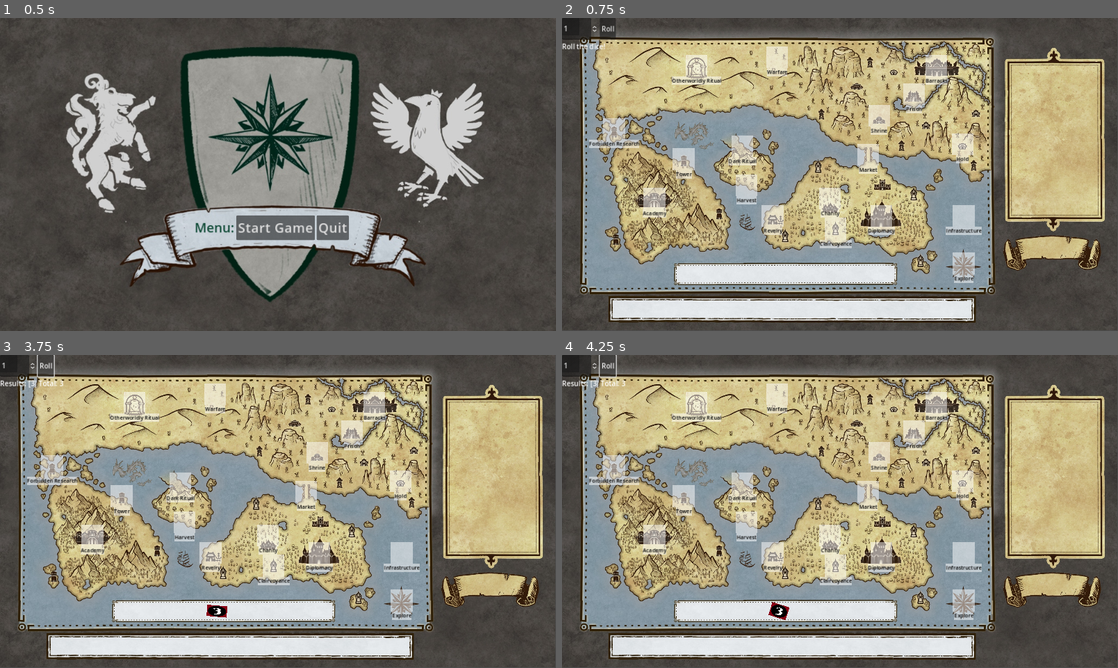
Above: before the commit, frames 1-4 (two rows, left to right).
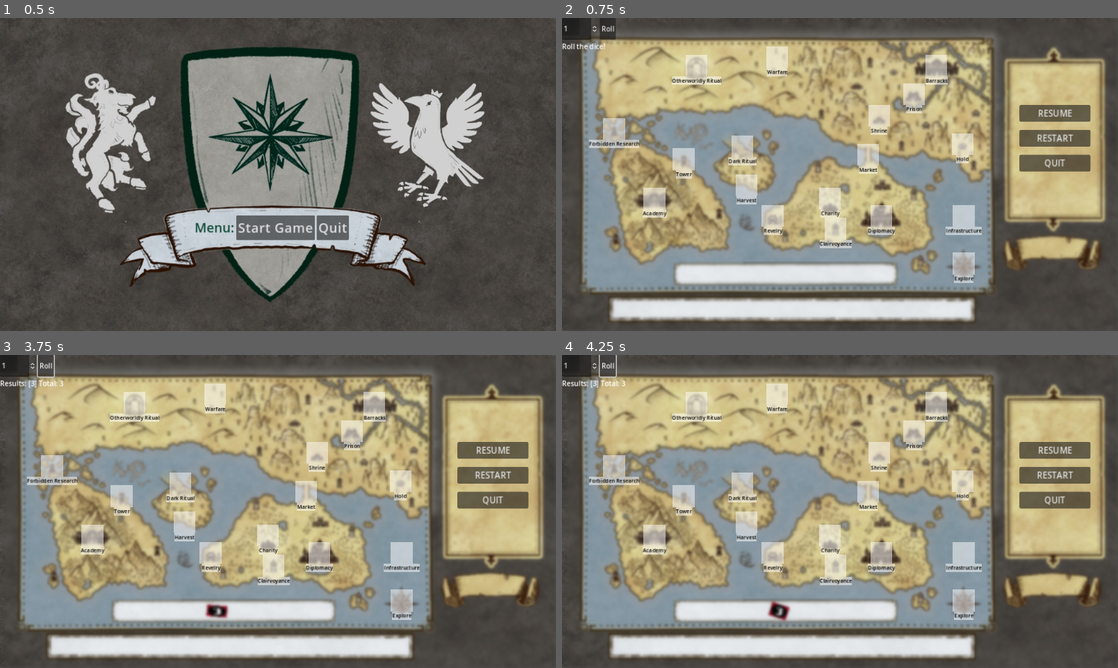
Above: after the commit, the same moments.

Repository: Evenwood/godotgamejam77
Game: Godot game, scene res://Main.tscn
The game is run twice, just before and just after one commit, with the same random seed, the same clock (stepped at 60 frames per second) and the same inputs.
Inputs (mouse positions are in pixels of both pictures, inside the frame that each line leads up to):
- Up to frame 1 (0.5 s): no input
- Up to frame 2 (0.75 s): click "Start Game" at 0.5 s
- Up to frame 3 (3.75 s): click (494, 473) at 1.25 s, where only the run after the commit has a clickable "RESTART"; click (494, 473) at 2 s, where only the run after the commit has a clickable "RESTART"; click (494, 473) at 2.75 s, where only the run after the commit has a clickable "RESTART"; click "Roll" at 3.5 s
- Up to frame 4 (4.25 s): no input

Frame 1 is identical in both runs. In frame 2, 23% of the frame differs, in the area x 3-98%, y 5-98%; in frame 3, 23%; in frame 4, 23%.

Commit message:
Update Pause menu location

Diff:
--- a/game/GUI/Map_interface.tscn
+++ b/game/GUI/Map_interface.tscn
@@ -32,5 +32,4 @@
 offset_bottom = 40.0
 
 [node name="PauseMenu" parent="PanelContainer2" instance=ExtResource("4_wtv0c")]
-visible = false
 layout_mode = 2
--- a/game/GUI/pause_menu.tscn
+++ b/game/GUI/pause_menu.tscn
@@ -42,11 +42,11 @@
 
 [node name="MarginContainer" type="MarginContainer" parent="."]
 layout_mode = 0
-offset_left = 280.0
-offset_top = 188.0
-offset_right = 566.0
-offset_bottom = 411.0
-scale = Vector2(1.48369, 1.48371)
+offset_left = 992.0
+offset_top = 138.0
+offset_right = 1226.0
+offset_bottom = 361.0
+scale = Vector2(1.22094, 1.24322)
 theme = SubResource("Theme_sbdxu")
 theme_override_constants/margin_left = 50
 theme_override_constants/margin_top = 50
